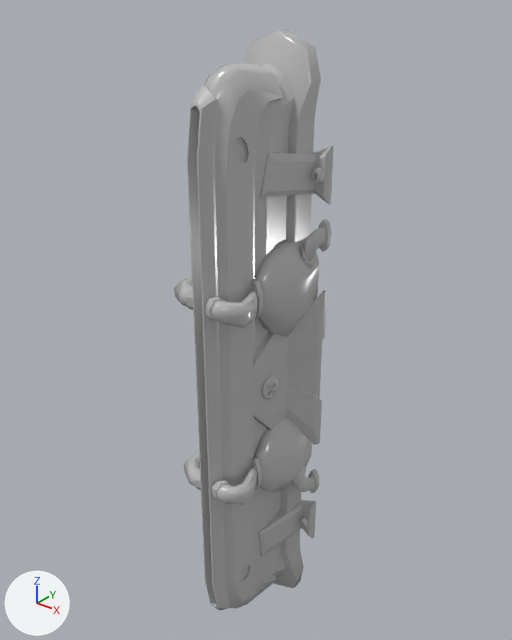
Before and after pictures for a commit that changed the FBX model BlastCourse/Assets/Models/Meshes/Lab Assets/mshBarrierDef.fbx.
One viewpoint serves both versions: a 50 mm camera at (2.09, -2.84, 3.61) aimed at (-0.03, -0.19, 1.96). Lighting does not change. The marker at lower left points along +X, +Y and +Z. Where no turn or scale is listed for an object, it has been applied to the vertices.

Objects in the first picture: 'antiplayer'.
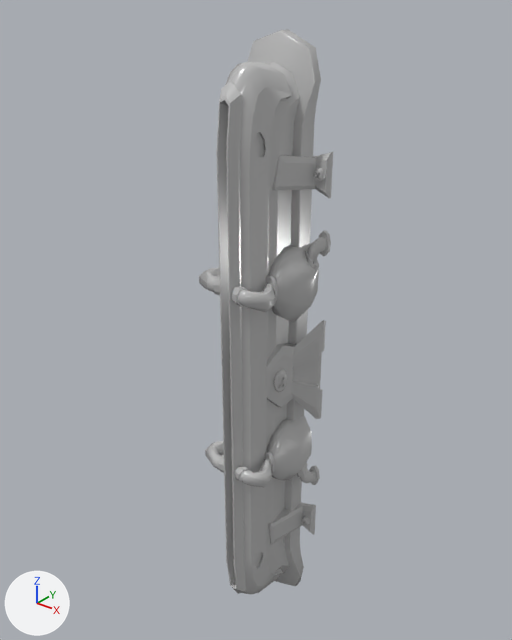
Changed parts and their boxes [x1, y1, x2, y2] in the pictures (512 x 640 px; the box of a moved part takes in the faces that stretch with it):
'antiplayer', reshaped (16% narrower)
    before: [174, 29, 334, 611]
    after: [199, 29, 333, 594]
part 1 of me_mesh, moved or reshaped
    before: [187, 33, 317, 611]
    after: [216, 33, 317, 594]
part 2 of me_mesh, moved or reshaped
    before: [259, 146, 334, 204]
    after: [272, 152, 333, 199]
part 3 of me_mesh, moved or reshaped
    before: [204, 219, 332, 337]
    after: [231, 231, 331, 322]
part 4 of me_mesh, moved or reshaped
    before: [252, 291, 327, 445]
    after: [266, 320, 326, 419]
part 5 of me_mesh, moved or reshaped
    before: [211, 416, 319, 505]
    after: [234, 416, 320, 488]
part 6 of me_mesh, moved or reshaped
    before: [262, 375, 280, 399]
    after: [274, 369, 287, 392]
part 7 of me_mesh, moved or reshaped
    before: [300, 516, 309, 528]
    after: [302, 516, 310, 525]
part 8 of me_mesh, moved or reshaped
    before: [258, 500, 316, 557]
    after: [268, 502, 316, 545]
part 9 of me_mesh, moved or reshaped
    before: [312, 167, 324, 184]
    after: [314, 168, 325, 181]
part 10 of me_mesh, moved or reshaped
    before: [184, 451, 201, 490]
    after: [205, 441, 224, 473]
part 11 of me_mesh, moved or reshaped
    before: [174, 276, 193, 310]
    after: [199, 267, 220, 295]

Diff of the bpy script that builds the scene:
```diff
--- a/BlastCourse/Assets/Models/Meshes/Lab Assets/mshBarrierDef.fbx.py
+++ b/BlastCourse/Assets/Models/Meshes/Lab Assets/mshBarrierDef.fbx.py
@@ me_mesh @@
 me_mesh.from_pydata(...)  # 2116 vertices, 2138 faces; spans x -0.3..0.29, y -0.67..0.01, z 0.0..3.39
 # used by ob_antiplayer; location = (0.003, 0.001, 0.0)
+# me_mesh part 1: the loose piece of 448 vertices spanning x -0.23..0.23, y -0.67..0.0, z 0.0..3.39 is scaled about the mesh origin by (1, 0.715, 1)
+# me_mesh part 2: the loose piece of 22 vertices spanning x 0.1..0.27, y -0.34..0.01, z 2.61..2.89 is scaled about its middle by (1, 0.715, 0.8), then moved by (0.0, 0.05, 0.0)
+# me_mesh part 3: the loose piece of 194 vertices spanning x 0.04..0.29, y -0.67..0.01, z 1.94..2.53 is scaled about its middle by (1, 0.715, 0.8), then moved by (0.0, 0.09, 0.0)
+# me_mesh part 4: the loose piece of 54 vertices spanning x 0.09..0.28, y -0.41..0.0, z 1.21..2.15 is scaled about its middle by (1, 0.715, 0.64), then moved by (0.0, 0.06, 0.0)
+# me_mesh part 5: the loose piece of 194 vertices spanning x 0.04..0.29, y -0.67..0.01, z 0.84..1.43 is scaled about its middle by (1, 0.715, 0.8), then moved by (0.0, 0.09, 0.0)
+# me_mesh part 6: the loose piece of 116 vertices spanning x 0.13..0.17, y -0.36..-0.22, z 1.6..1.73 is scaled about the mesh origin by (1, 0.715, 1)
+# me_mesh part 7: the loose piece of 116 vertices spanning x 0.2..0.26, y -0.08..-0.02, z 0.6..0.67 is scaled about its middle by (1, 0.715, 0.8), then moved by (0.0, 0.01, 0.0)
+# me_mesh part 8: the loose piece of 22 vertices spanning x 0.1..0.27, y -0.35..0.0, z 0.48..0.78 is scaled about its middle by (1, 0.715, 0.8), then moved by (0.0, 0.05, 0.0)
+# me_mesh part 9: the loose piece of 116 vertices spanning x 0.2..0.26, y -0.08..-0.01, z 2.71..2.79 is scaled about its middle by (1, 0.715, 0.8), then moved by (0.0, 0.01, 0.0)
+# me_mesh part 10: the loose piece of 194 vertices spanning x -0.3..-0.03, y -0.67..0.01, z 0.84..1.45 is scaled about its middle by (1, 0.715, 0.8), then moved by (0.0, 0.09, 0.0)
+# me_mesh part 11: the loose piece of 194 vertices spanning x -0.28..-0.03, y -0.67..0.01, z 1.97..2.55 is scaled about its middle by (1, 0.715, 0.8), then moved by (0.0, 0.09, 0.0)
 me_mesh.materials.append(mat_pasted__antiplayer_shd)
```
